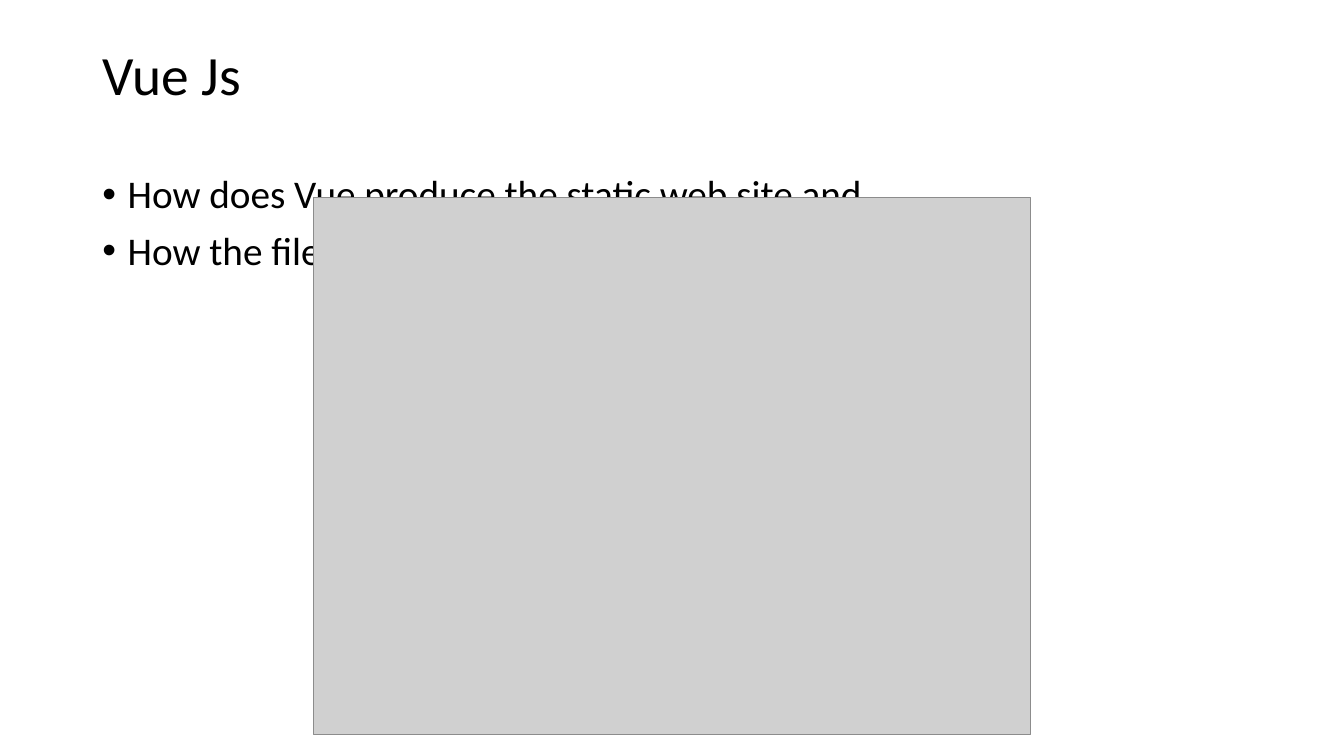
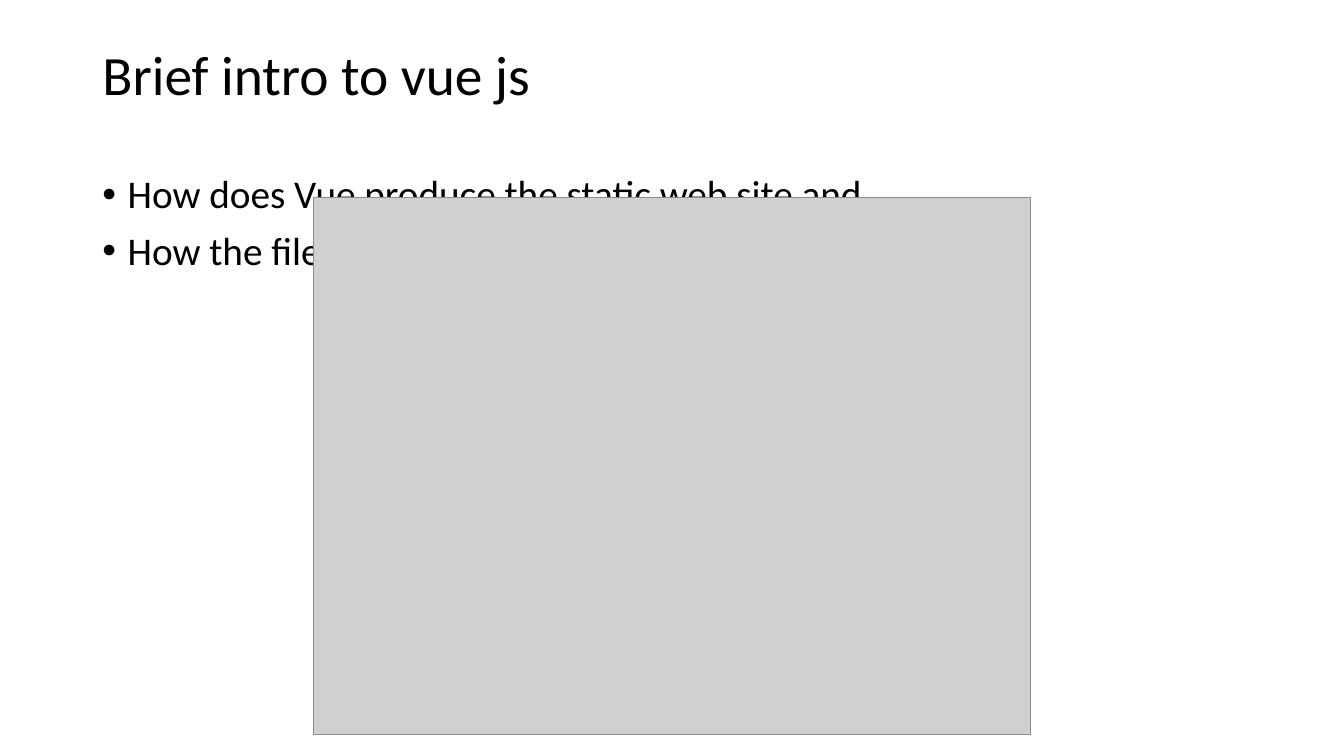
Before and after one commit to bryan-gilbert/may14, a slide deck: slide 6 of May14.pptx. Drawn at 1344x756 pixels with LibreOffice and Linux fonts; fonts in the diff are those of the drawing; grey boxes stand for pictures. Boxes give left, top, right and bottom in pixels: in the first picture for what was removed or moved away, otherwise in the second. Text is boxed around its words. In the diff, an @@ line names an element or a change of style, - is before the commit and + after.

```diff
--- a/May14.pptx
+++ b/May14.pptx
@@ title at (x1=102, y1=57, x2=530, y2=105): text changed @@
-Vue Js
+Brief intro to vue js
```
Also in this commit, not shown: 2 other slides changed, 2 slides added, 1 slide removed.
